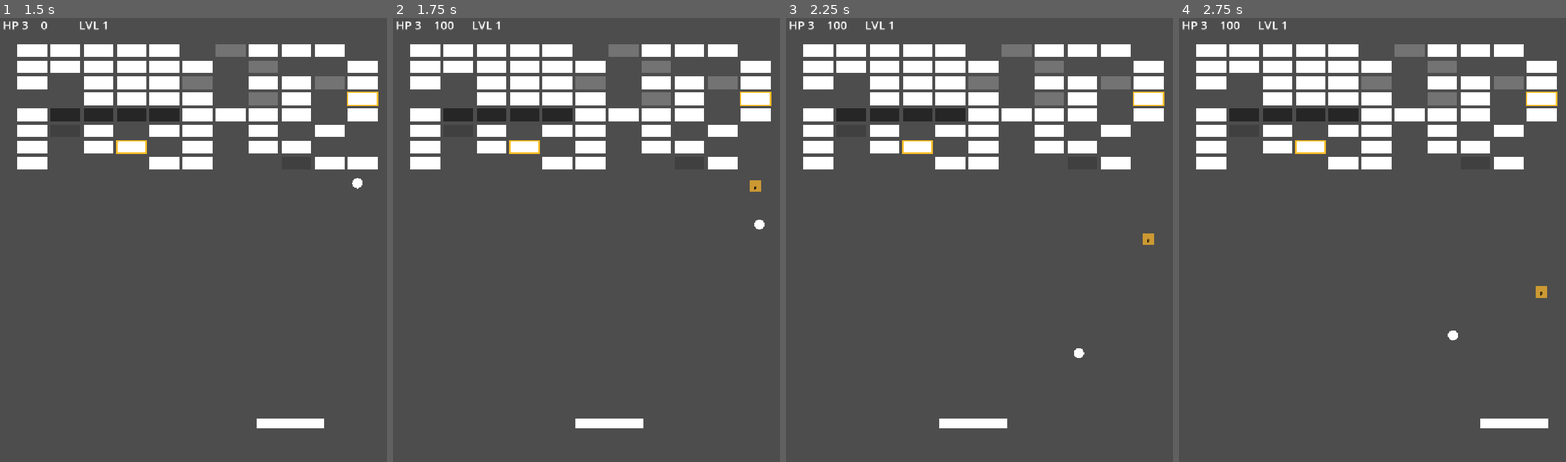
Above: before the commit, frames 1-4 (left to right).
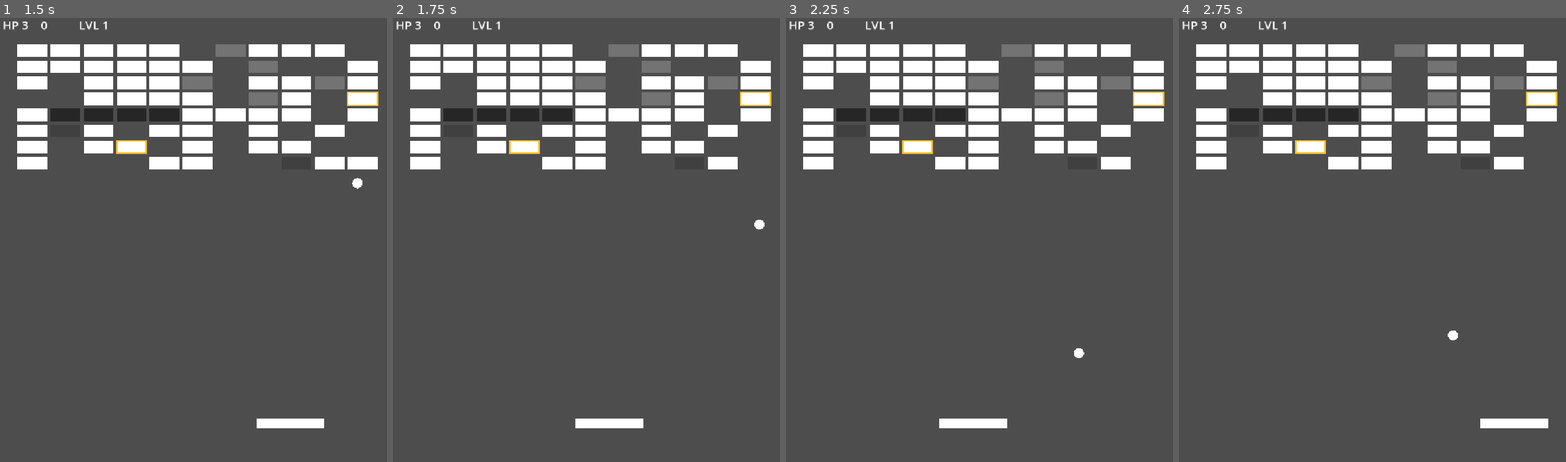
Above: after the commit, the same moments.

Repository: Ardarik421/arkanoid
Game: Godot game, scene res://scenes/main.tscn
Two runs of this game, one before a commit and one after it. Both use one fixed random seed, a clock stepped at 60 frames per second and the inputs below. The project has no main scene, so this scene is started directly.
Inputs (mouse positions are in pixels of both pictures, inside the frame that each line leads up to):
- Up to frame 1 (1.5 s): tap Enter at 0.5 s; move the mouse to (286, 213) at 0.52 s; hold D (move_right) 0.53-1.28 s; tap Space (launch_ball) at 0.6, 1.35 s; move the mouse to (116, 257) at 1.27 s; hold A (move_left) from 1.28 s (still down)
- Up to frame 2 (1.75 s): keep holding A (move_left)
- Up to frame 3 (2.25 s): move the mouse to (1025, 137) at 2.02 s; release A (move_left) at 2.03 s; hold D (move_right) from 2.03 s (still down); tap Space (launch_ball) at 2.1 s
- Up to frame 4 (2.75 s): keep holding D (move_right)

Frame 1 is identical in both runs. In frame 2, 0.1% of the frame differs, in the area x 10-96%, y 0-40%; in frame 3, 0.1%; in frame 4, 0.1%, in the area x 10-96%, y 0-64%.

Commit message:
Сохранять активные эффекты шара после потери жизни

Diff:
--- a/scenes/main.gd
+++ b/scenes/main.gd
@@ -268,8 +268,8 @@
 
 	ball.visible = true
 	ball.set_physics_process(true)
-	ball.is_piercing = false
-	ball.is_explosive = false
+	ball.is_piercing = piercing_time > 0.0
+	ball.is_explosive = explosive_time > 0.0
 	ball.magnet_active = magnet_active
 	ball.shield_active = shield_active
 	ball.queue_redraw()
@@ -509,7 +509,7 @@
 	if active_balls.is_empty():
 		lose_life()
 
-func _on_brick_destroyed(points: int, brick_position: Vector2, guaranteed_bonus: bool):
+func _on_brick_destroyed(points: int, brick_position: Vector2, guaranteed_bonus: bool, powerful_bonus: bool):
 	score += points
 	breakable_bricks_left -= 1
 
@@ -517,6 +517,26 @@
 
 	if guaranteed_bonus or randf() < 0.60:
 		var bonus = bonus_scene.instantiate()
+
+		if powerful_bonus:
+			var powerful_pool = [
+				Bonus.BonusType.PIERCING_BALL,
+				Bonus.BonusType.EXPLOSIVE_BALL,
+				Bonus.BonusType.SPLIT_BALLS
+			]
+			bonus.forced_bonus_type = powerful_pool.pick_random()
+
+		elif guaranteed_bonus:
+			var guaranteed_pool = [
+				Bonus.BonusType.EXPAND_PADDLE,
+				Bonus.BonusType.EXTRA_LIFE,
+				Bonus.BonusType.HYPER_BALL,
+				Bonus.BonusType.FAST_BALL,
+				Bonus.BonusType.SHIELD,
+				Bonus.BonusType.MAGNET
+			]
+			bonus.forced_bonus_type = guaranteed_pool.pick_random()
+
 		add_child(bonus)
 		bonus.global_position = brick_position
 		bonus.collected.connect(_on_bonus_collected)
